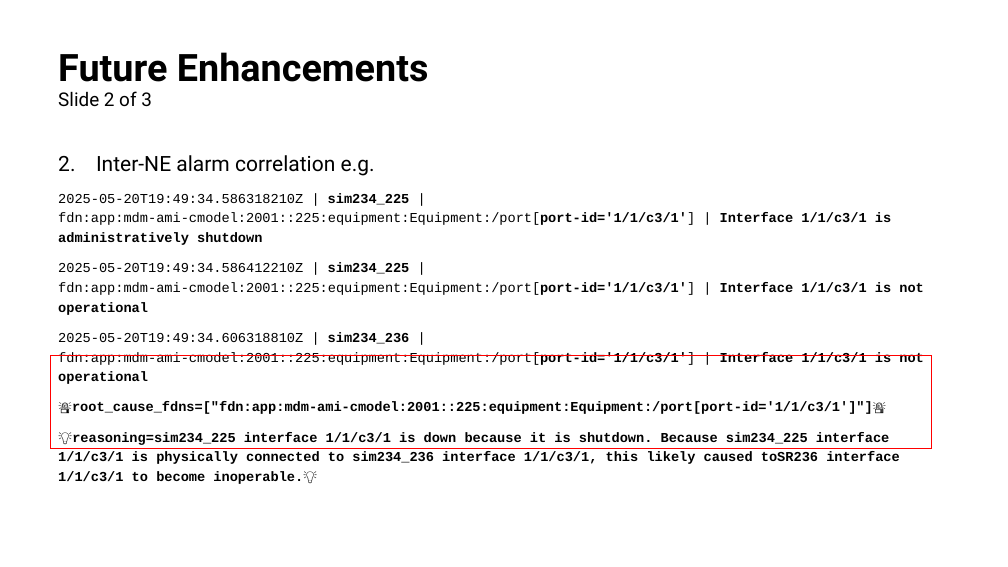
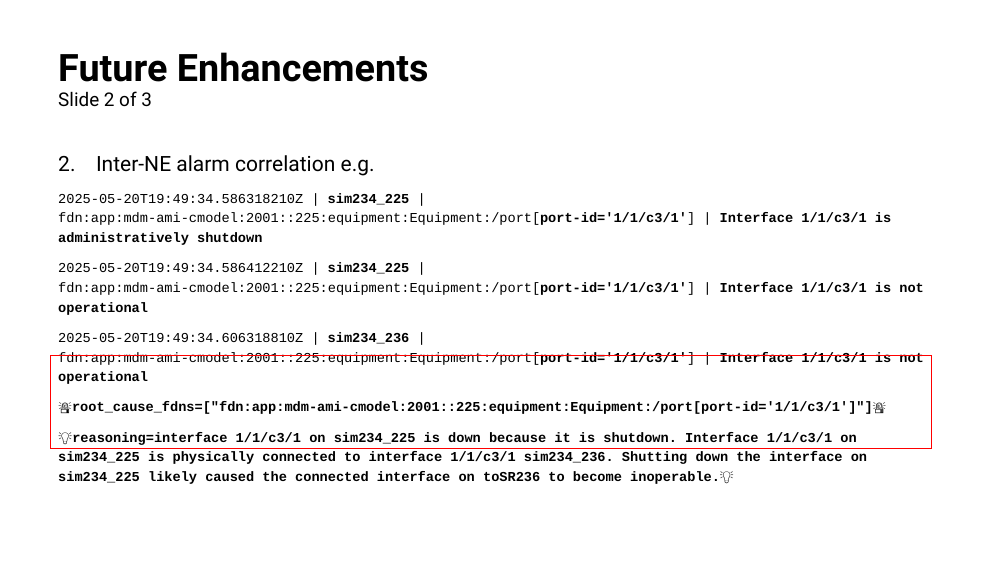
Before and after one commit to ml-rpirbhai/ai_network_rca_agent, a slide deck: slide 15 of Presentation.pptx. Drawn at 1008x567 pixels with LibreOffice and Linux fonts; fonts in the diff are those of the drawing. Boxes give left, top, right and bottom in pixels: in the first picture for what was removed or moved away, otherwise in the second. Text is boxed around its words. In the diff, an @@ line names an element or a change of style, - is before the commit and + after.

```diff
--- a/Presentation.pptx
+++ b/Presentation.pptx
@@ text at [58,432,867,484]: text changed @@
-💡reasoning=sim234_225 interface 1/1/c3/1 is down because it is shutdown. Because sim234_225 interface 1/1/c3/1 is physically connected to sim234_236 interface 1/1/c3/1, this likely caused toSR236 interface 1/1/c3/1 to become inoperable.💡
+💡reasoning=interface 1/1/c3/1 on sim234_225 is down because it is shutdown. Interface 1/1/c3/1 on sim234_225 is physically connected to interface 1/1/c3/1 sim234_236. Shutting down the interface on sim234_225 likely caused the connected interface on toSR236 to become inoperable.💡
```
Also in this commit, not shown: 10 other slides changed, 8 other files.
